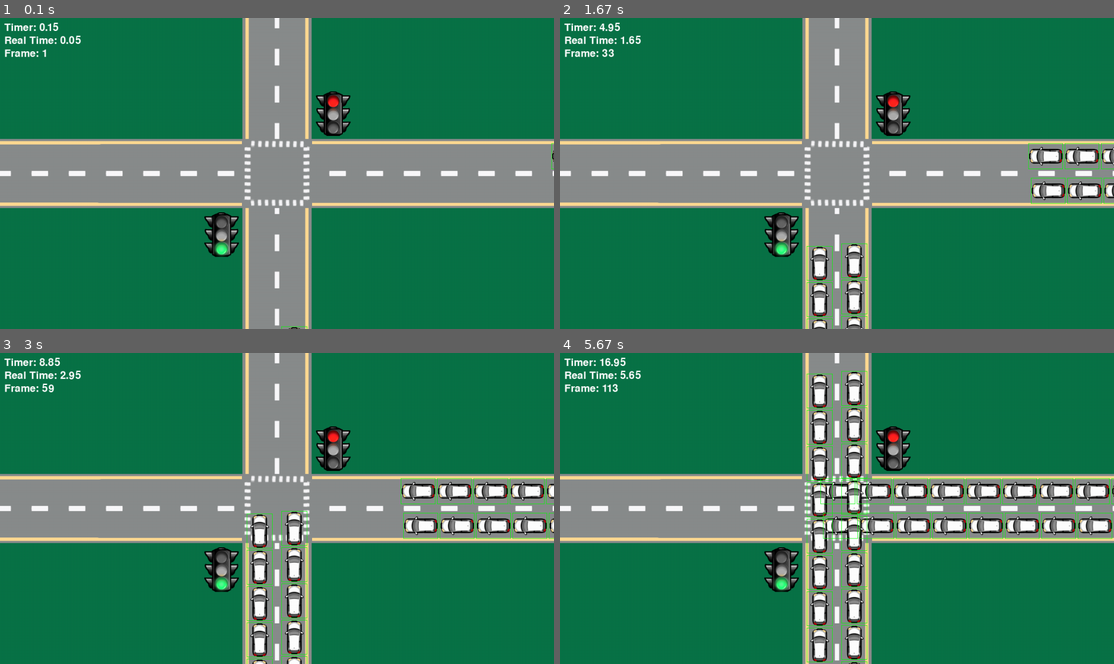
Above: before the commit, frames 1-4 (two rows, left to right).
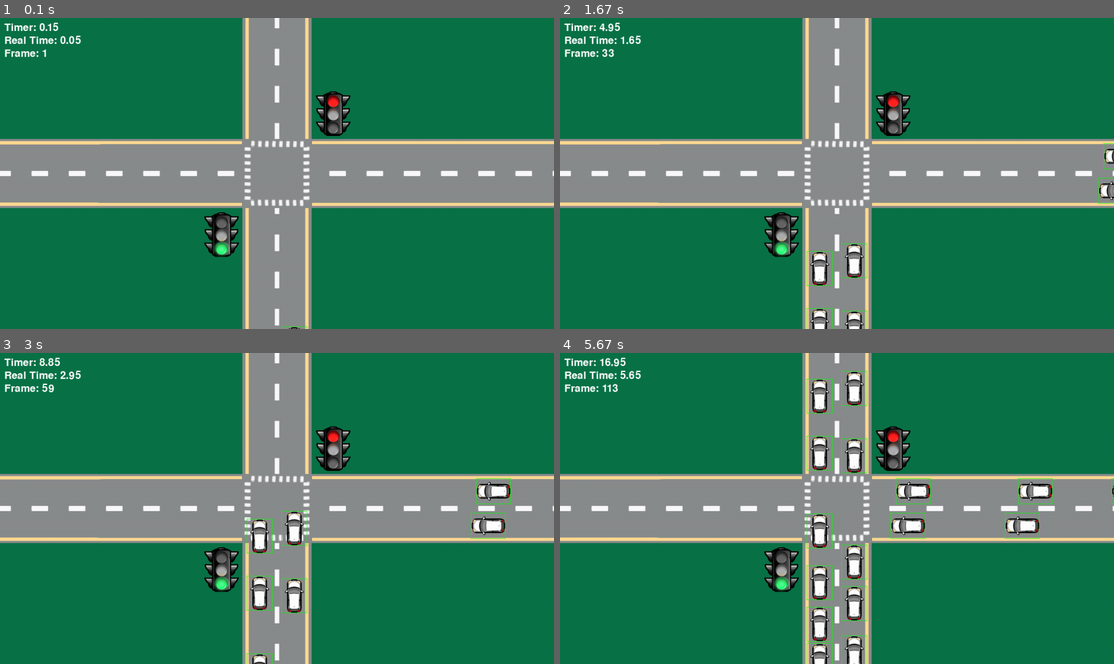
Above: after the commit, the same moments.

Repository: IChaudhry892/csce-4430-project
Game: pygame game, started from pygame-traffic-test/main.py
Two runs of this game, one before a commit and one after it. Both use one fixed random seed, a clock stepped at 60 frames per second and the inputs below.
Inputs:
- Up to frame 1 (0.1 s): no input
- Up to frame 2 (1.67 s): no input
- Up to frame 3 (3 s): no input
- Up to frame 4 (5.67 s): no input

The runs differ from the first frame. In frame 1, less than 0.1% of the frame differs, in the area x 99-100%, y 40-49%; in frame 2, 2.5%; in frame 3, 4.6%; in frame 4, 8.3%, in the area x 44-100%, y 6-100%.

Commit message:
Update SimulationConfig.py and Scenario.py.
Restore correct traffic intensity values. Set high traffic intensity value back to 0.15 in SimulationConfig.py and change the horizontal road's traffic intensity to low in Scenario.py.

Diff:
--- a/pygame-traffic-test/SimulationToolbox/Scenario.py
+++ b/pygame-traffic-test/SimulationToolbox/Scenario.py
@@ -38,7 +38,7 @@
         """Abstract method to be implemented by subclass (probably Main)""" # nvm, using it in scenarioHandler right now
         ROAD_VERTICAL = Road(0, 0, SimulationGraphicConfig.ROAD_VERTICAL_LENGTH, SimulationConfig.TRAFFIC_INTENSITIES["high"], SimulationConfig.ROAD_IDS["Vertical Road"], self.images['road_vertical'])
         self.addComponent(ROAD_VERTICAL)
-        ROAD_HORIZONTAL = Road(0, 0, SimulationGraphicConfig.ROAD_HORIZONTAL_LENGTH, SimulationConfig.TRAFFIC_INTENSITIES["high"], SimulationConfig.ROAD_IDS["Horizontal Road"], self.images['road_horizontal'])
+        ROAD_HORIZONTAL = Road(0, 0, SimulationGraphicConfig.ROAD_HORIZONTAL_LENGTH, SimulationConfig.TRAFFIC_INTENSITIES["low"], SimulationConfig.ROAD_IDS["Horizontal Road"], self.images['road_horizontal'])
         self.addComponent(ROAD_HORIZONTAL)
         INTERSECTION = Intersection(0, 0, self.images['intersection'])
         self.addComponent(INTERSECTION)
--- a/pygame-traffic-test/SimulationToolbox/SimulationConfig.py
+++ b/pygame-traffic-test/SimulationToolbox/SimulationConfig.py
@@ -10,4 +10,4 @@
     STOP_REAL_TIME = 30.0   # Stop simulation after 30 real-time seconds
 
     ROAD_IDS = {"Vertical Road": "vertical_road", "Horizontal Road": "horizontal_road"}
-    TRAFFIC_INTENSITIES = {"high": 15, "medium": 0.10, "low": 0.05} # Chance of spawning a vehicle per virtual minute per road
+    TRAFFIC_INTENSITIES = {"high": 0.15, "medium": 0.10, "low": 0.05} # Chance of spawning a vehicle per virtual minute per road
